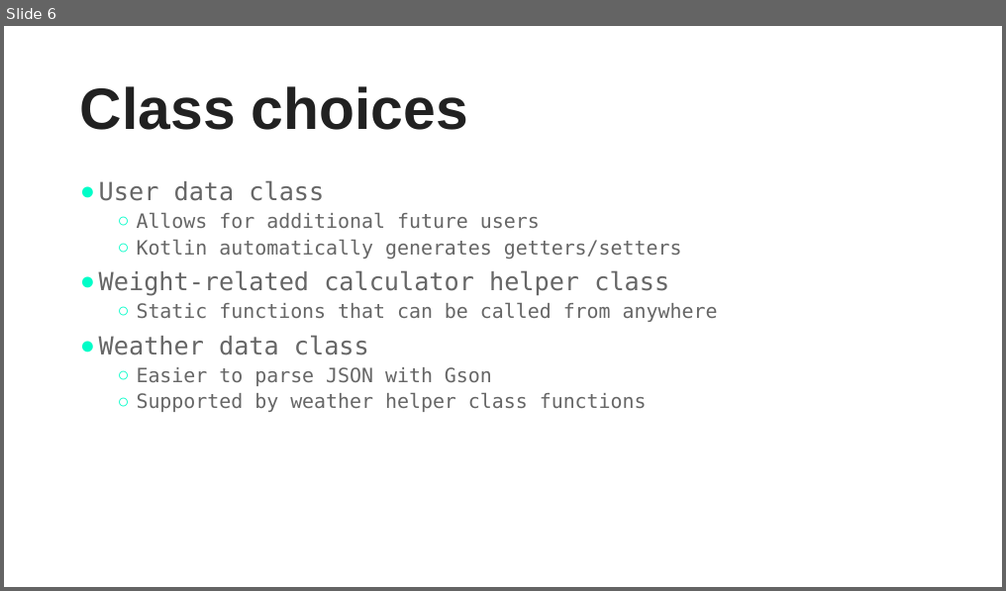
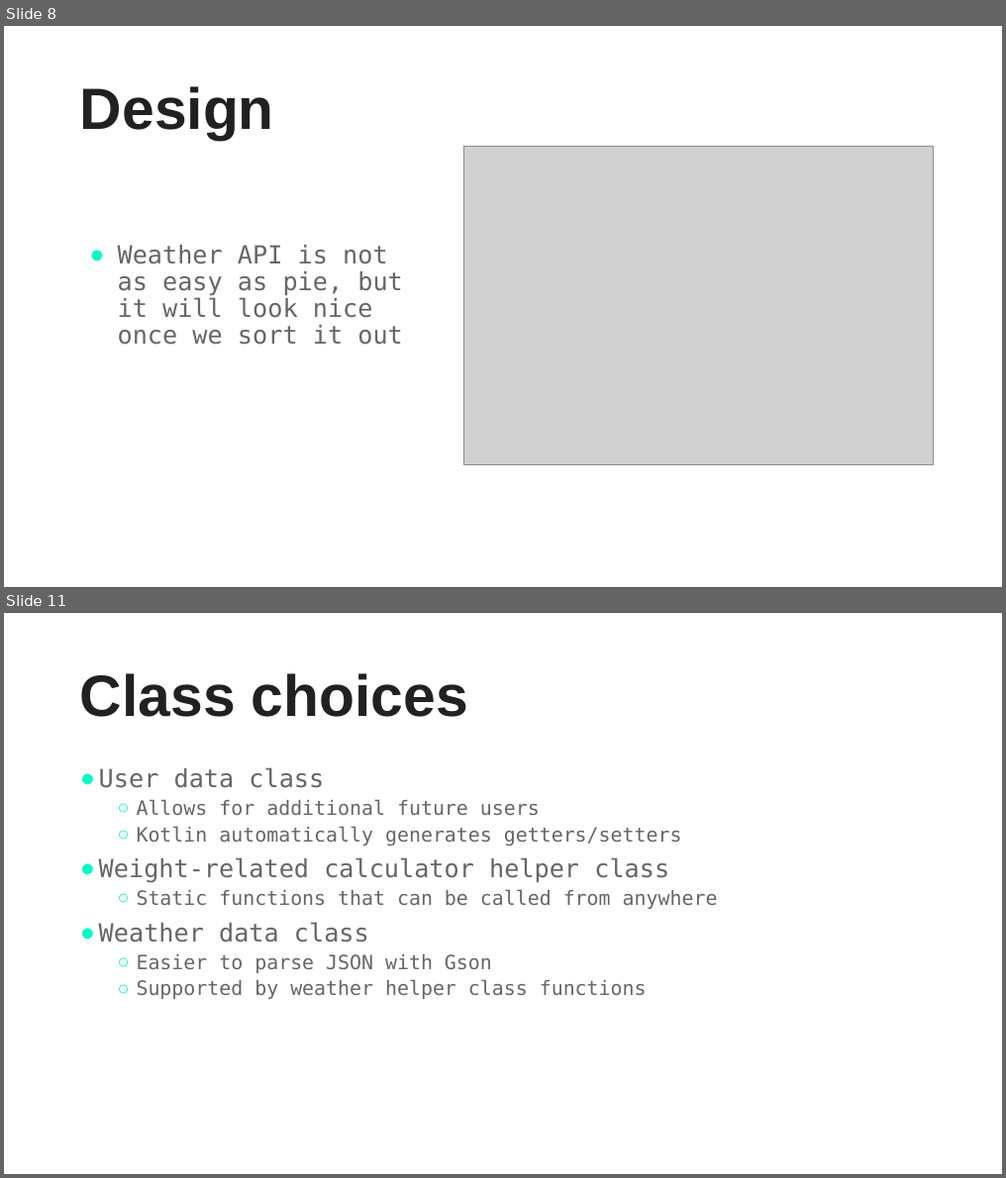
Before and after one commit to jcsullivan/CS6018Project, a slide deck: Part 1/LifestyleApp.pptx. Shown one above the other, each under a label of ours: slide 6 before the commit, slides 8 and 11 after it; the slides between them are not shown. The pictures are 1006x591 and 1006x1178 pixels, drawn with LibreOffice and Linux fonts; fonts in the diff are those of the drawing; grey boxes stand for pictures. Boxes give left, top, right and bottom in pixels: in the first picture for what was removed or moved away, otherwise in the second. Text is boxed around its words. In the diff, an @@ line names an element or a change of style, - is before the commit and + after.

```diff
--- a/Part 1/LifestyleApp.pptx
+++ b/Part 1/LifestyleApp.pptx
@@ slide 8 added at [4,26,1002,587], background #FFFFFF @@
@@ title added at [80,86,274,140], 56 pt, text #212121, bold @@
+Design
@@ picture added at [463,146,934,465] @@
@@ text added at [118,245,403,345], 24 pt, text #666666 @@
+● Weather API is not as easy as pie, but it will look nice once we sort it out
@@ what was slide 6 is now slide 11 @@
```
Also in this commit, not shown: 4 slides changed, 8 other slides added, 3 slides removed, 5 other files.
